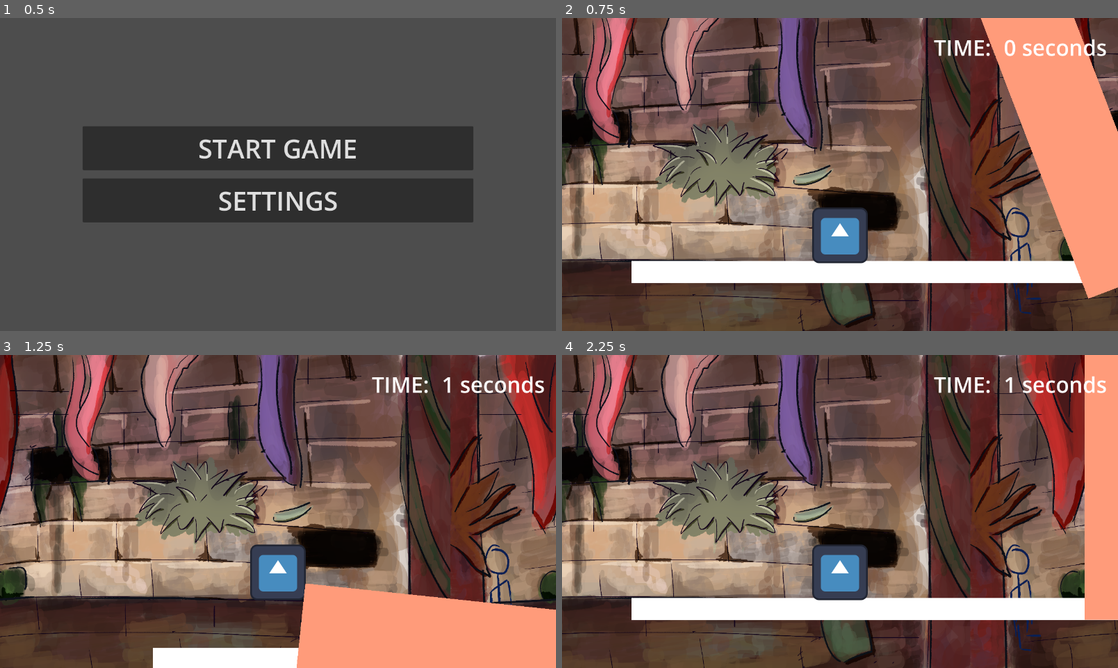
Above: before the commit, frames 1-4 (two rows, left to right).
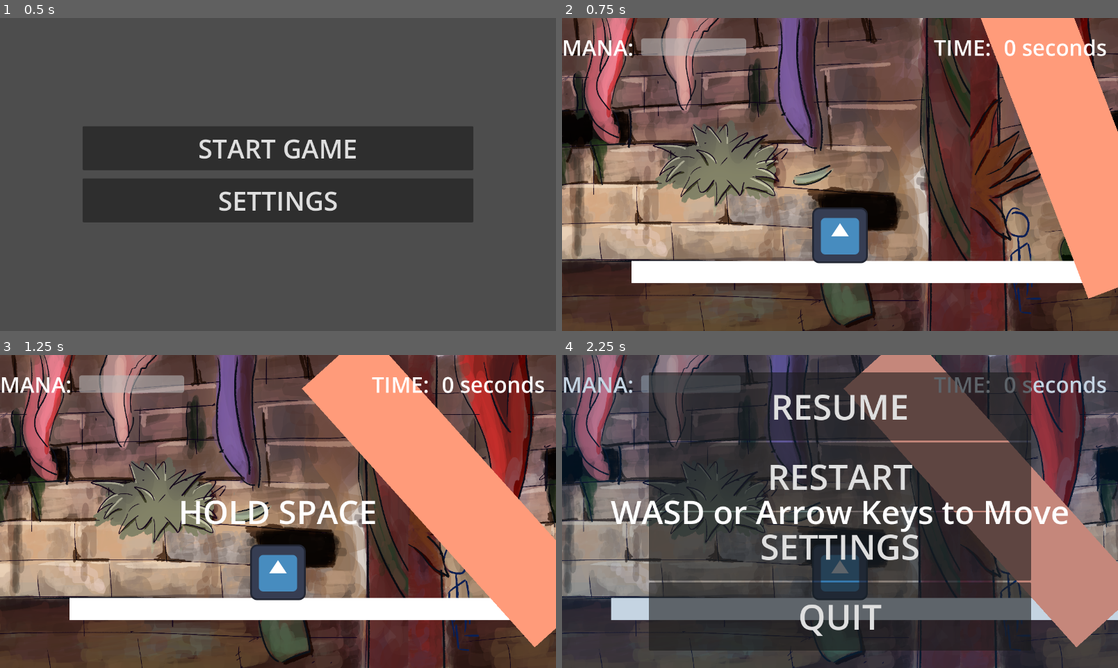
Above: after the commit, the same moments.

Repository: MagusCurt/IGDB-Jam
Game: Godot game, scene res://ui/main_ui/main_menu.tscn
Two runs of this game, one before a commit and one after it. Both use one fixed random seed, a clock stepped at 60 frames per second and the inputs below. The engine's default icon, where the game draws it, is replaced by a stand-in: a white triangle on a blue panel in a dark square.
Inputs:
- Up to frame 1 (0.5 s): no input
- Up to frame 2 (0.75 s): click "START GAME" at 0.5 s
- Up to frame 3 (1.25 s): no input
- Up to frame 4 (2.25 s): hold D (right) 1.28-2 s; hold Space (space) 1.28-2 s; tap P (P) at 1.35 s; tap W (up) at 1.52, 1.82 s; click "RESTART" at 2 s

Frame 1 is identical in both runs. In frame 2, 1.2% of the frame differs, in the area x 0-34%, y 6-13%; in frame 3, 76%; in frame 4, 84%, in the area x 0-100%, y 0-100%.

Commit message:
added tutorial

Diff:
--- a/characters/player/player.gd
+++ b/characters/player/player.gd
@@ -1,6 +1,12 @@
 extends CharacterBody2D
 
 @export var speed: float = 200.0
+
+var mana = 100.0
+
+var mana_loss_rate: float = 80 # Rate at which mana is lost when using time control
+
+var mana_recovery_rate: float = 60 # Rate at which mana is recovered over time
 
 func _process(delta: float) -> void:
     # gravity = 1000.0
@@ -17,10 +23,22 @@
     elif not is_on_floor():
         velocity.y += 1000.0 * delta  # Gravity effect
 
-    if Input.is_action_just_pressed("space"):
-        TimeSingleton.emit_signal("reverse_time")
+    if Input.is_action_pressed("space"):
+        if mana > 0:
+            mana -= mana_loss_rate * delta  # Decrease mana when using time control
+            UiSingleton.player_mana = mana  # Update the UI with current mana
+            TimeSingleton.emit_signal("reverse_time")
+        else:
+            # Optionally, you can handle the case where mana is depleted
+            print("Not enough mana to reverse time.")
+            TimeSingleton.emit_signal("continue_time")  # Stop time control if mana is depleted
 
     elif Input.is_action_just_released("space"):
         TimeSingleton.emit_signal("continue_time")
+    else:
+        # Recover mana over time when not using time control
+        if mana < 100:
+            mana += mana_recovery_rate * delta  # Increase mana when not using time control
+            UiSingleton.player_mana = mana  # Update the UI with current mana
 
     move_and_slide()
--- a/globals/time_singleton.gd
+++ b/globals/time_singleton.gd
@@ -7,6 +7,7 @@
 
 var ui_time : float = 0.0
 
+var level_started: bool = false
 
 func _ready() -> void:
     # Initialize the start time when the game starts
@@ -15,10 +16,14 @@
 
 
 func _process(delta: float) -> void:
-    ui_time += delta * global_time_scale
+    if level_started:
+        ui_time += delta * global_time_scale
 
 func _on_reverse_time() -> void:
-    global_time_scale = -1.0  # Set the time scale to reverse
+    if ui_time <= 0.0:
+        global_time_scale = 0  # Prevent reversing time if already at the start
+    else:
+        global_time_scale = -1.0  # Set the time scale to reverse
 
 func _on_continue_time() -> void:
     global_time_scale = 1.0  # Set the time scale to normal
--- a/globals/ui_singleton.gd
+++ b/globals/ui_singleton.gd
@@ -2,8 +2,10 @@
 
 var game_state: String = "unpaused" # Possible values: "unpaused", "paused", "game_over"
 
+signal toggle_pause
 
-signal toggle_pause
+var player_mana = 100
+
 
 func pause_game() -> void:
     game_state = "paused"
--- /dev/null
+++ b/levels/#base.gd
@@ -0,0 +1,5 @@
+extends Node2D
+
+func _ready() -> void:
+    TimeSingleton.level_started = true  # Ensure TimeSingleton also knows the level has started
+    TimeSingleton.ui_time = 0.0  # Reset UI time at the start of the level
--- a/levels/#base.tscn
+++ b/levels/#base.tscn
@@ -1,5 +1,6 @@
-[gd_scene load_steps=9 format=3 uid="uid://ywqdmn8dv782"]
+[gd_scene load_steps=10 format=3 uid="uid://ywqdmn8dv782"]
 
+[ext_resource type="Script" uid="uid://cpk2y0ekcvs0t" path="res://levels/#base.gd" id="1_nscqd"]
 [ext_resource type="Texture2D" uid="uid://br64d3rdimem5" path="res://levels/space background.png" id="1_xpodc"]
 [ext_resource type="PackedScene" uid="uid://8hc7dyykxvqg" path="res://characters/player/player.tscn" id="2_ingcu"]
 [ext_resource type="Script" uid="uid://b78wpbt6pvtls" path="res://levels/path_follow_2d.gd" id="4_afuap"]
@@ -18,6 +19,7 @@
 [sub_resource type="RectangleShape2D" id="RectangleShape2D_0hol4"]
 
 [node name="Node2D" type="Node2D"]
+script = ExtResource("1_nscqd")
 
 [node name="TextureRect" type="TextureRect" parent="."]
 visible = false
--- a/levels/variants/tutorial.tscn
+++ b/levels/variants/tutorial.tscn
@@ -16,10 +16,6 @@
 
 [node name="Player" parent="." index="2"]
 position = Vector2(1325, 427)
-
-[node name="AnimatableBody2D" parent="Ref Path2D" index="1"]
-position = Vector2(1098.96, 856.154)
-scale = Vector2(1, 1)
 
 [node name="Parallax2D" parent="ParallaxBackgeound" index="0"]
 scroll_offset = Vector2(3, 0)
--- a/ui/game_ui/gui.tscn
+++ b/ui/game_ui/gui.tscn
@@ -1,11 +1,51 @@
-[gd_scene load_steps=4 format=3 uid="uid://hx5gwr64e0n6"]
+[gd_scene load_steps=9 format=3 uid="uid://hx5gwr64e0n6"]
 
 [ext_resource type="Script" uid="uid://b3wri5gi74h35" path="res://ui/game_ui/pause_menu.gd" id="1_aqveg"]
 [ext_resource type="Script" uid="uid://mxdbcrsouixe" path="res://ui/game_ui/time.gd" id="2_63fkj"]
+[ext_resource type="Script" uid="uid://bnuvy7xlnc61i" path="res://ui/game_ui/mana_gauge.gd" id="2_mbul1"]
+[ext_resource type="Script" uid="uid://0ap06mj0etmw" path="res://ui/game_ui/tutorials.gd" id="3_3uuxu"]
 
 [sub_resource type="StyleBoxFlat" id="StyleBoxFlat_k6omp"]
 bg_color = Color(0, 0.262745, 0.501961, 0.227451)
 
+[sub_resource type="Animation" id="Animation_3uuxu"]
+resource_name = "notice"
+length = 0.35
+loop_mode = 2
+tracks/0/type = "value"
+tracks/0/imported = false
+tracks/0/enabled = true
+tracks/0/path = NodePath(".:visible")
+tracks/0/interp = 1
+tracks/0/loop_wrap = true
+tracks/0/keys = {
+"times": PackedFloat32Array(0, 0.35),
+"transitions": PackedFloat32Array(1, 1),
+"update": 1,
+"values": [true, false]
+}
+
+[sub_resource type="Animation" id="Animation_mbul1"]
+length = 0.001
+tracks/0/type = "value"
+tracks/0/imported = false
+tracks/0/enabled = true
+tracks/0/path = NodePath(".:visible")
+tracks/0/interp = 1
+tracks/0/loop_wrap = true
+tracks/0/keys = {
+"times": PackedFloat32Array(0),
+"transitions": PackedFloat32Array(1),
+"update": 1,
+"values": [true]
+}
+
+[sub_resource type="AnimationLibrary" id="AnimationLibrary_mbul1"]
+_data = {
+&"RESET": SubResource("Animation_mbul1"),
+&"notice": SubResource("Animation_3uuxu")
+}
+
 [node name="GUI" type="CanvasLayer"]
 
 [node name="Time" type="Control" parent="."]
@@ -56,6 +96,62 @@
 text = "0:00"
 
 [node name="MarginContainer2" type="MarginContainer" parent="Time/VBoxContainer"]
+layout_mode = 2
+size_flags_vertical = 3
+size_flags_stretch_ratio = 4.3
+
+[node name="ManaGauge" type="Control" parent="."]
+layout_mode = 3
+anchors_preset = 15
+anchor_right = 1.0
+anchor_bottom = 1.0
+grow_horizontal = 2
+grow_vertical = 2
+script = ExtResource("2_mbul1")
+
+[node name="VBoxContainer" type="VBoxContainer" parent="ManaGauge"]
+layout_mode = 1
+anchors_preset = 15
+anchor_right = 1.0
+anchor_bottom = 1.0
+grow_horizontal = 2
+grow_vertical = 2
+
+[node name="HBoxContainer" type="HBoxContainer" parent="ManaGauge/VBoxContainer"]
+layout_mode = 2
+size_flags_vertical = 3
+
+[node name="MarginContainer3" type="MarginContainer" parent="ManaGauge/VBoxContainer/HBoxContainer"]
+layout_mode = 2
+size_flags_horizontal = 3
+
+[node name="HBoxContainer" type="HBoxContainer" parent="ManaGauge/VBoxContainer/HBoxContainer/MarginContainer3"]
+layout_mode = 2
+
+[node name="Mana" type="Label" parent="ManaGauge/VBoxContainer/HBoxContainer/MarginContainer3/HBoxContainer"]
+layout_mode = 2
+theme_override_font_sizes/font_size = 50
+text = "MANA: "
+
+[node name="ManaGauge" type="ProgressBar" parent="ManaGauge/VBoxContainer/HBoxContainer/MarginContainer3/HBoxContainer"]
+unique_name_in_owner = true
+custom_minimum_size = Vector2(0, 40)
+layout_mode = 2
+size_flags_horizontal = 3
+size_flags_vertical = 4
+theme_override_font_sizes/font_size = 50
+value = 90.0
+show_percentage = false
+
+[node name="MarginContainer" type="MarginContainer" parent="ManaGauge/VBoxContainer/HBoxContainer"]
+layout_mode = 2
+size_flags_horizontal = 3
+
+[node name="MarginContainer2" type="MarginContainer" parent="ManaGauge/VBoxContainer/HBoxContainer"]
+layout_mode = 2
+size_flags_horizontal = 3
+
+[node name="MarginContainer2" type="MarginContainer" parent="ManaGauge/VBoxContainer"]
 layout_mode = 2
 size_flags_vertical = 3
 size_flags_stretch_ratio = 4.3
@@ -122,10 +218,43 @@
 text = "QUIT"
 
 [node name="Tutorials" type="Control" parent="."]
-layout_mode = 3
-anchors_preset = 0
-offset_right = 40.0
-offset_bottom = 40.0
+process_mode = 3
+visible = false
+layout_mode = 3
+anchors_preset = 15
+anchor_right = 1.0
+anchor_bottom = 1.0
+grow_horizontal = 2
+grow_vertical = 2
+script = ExtResource("3_3uuxu")
+activation_time = 0.35
+
+[node name="HBoxContainer" type="HBoxContainer" parent="Tutorials"]
+layout_mode = 1
+anchors_preset = 15
+anchor_right = 1.0
+anchor_bottom = 1.0
+grow_horizontal = 2
+grow_vertical = 2
+
+[node name="VBoxContainer" type="VBoxContainer" parent="Tutorials/HBoxContainer"]
+layout_mode = 2
+size_flags_horizontal = 3
+
+[node name="Label" type="Label" parent="Tutorials/HBoxContainer/VBoxContainer"]
+unique_name_in_owner = true
+layout_mode = 2
+size_flags_vertical = 6
+theme_override_font_sizes/font_size = 75
+text = "HOLD SPACE"
+horizontal_alignment = 1
+vertical_alignment = 1
+
+[node name="AnimationPlayer" type="AnimationPlayer" parent="Tutorials"]
+root_node = NodePath("../HBoxContainer/VBoxContainer/Label")
+libraries = {
+&"": SubResource("AnimationLibrary_mbul1")
+}
 
 [connection signal="pressed" from="PauseMenu/Panel/MarginContainer/VBoxContainer/Resume" to="PauseMenu" method="_on_resume_pressed"]
 [connection signal="pressed" from="PauseMenu/Panel/MarginContainer/VBoxContainer/Restart" to="PauseMenu" method="_on_restart_pressed"]
--- /dev/null
+++ b/ui/game_ui/mana_gauge.gd
@@ -0,0 +1,9 @@
+extends Control
+
+var mana_display = 100
+
+func _process(delta: float) -> void:
+	print_debug(UiSingleton.player_mana)
+	if UiSingleton.player_mana != TYPE_NIL:
+		mana_display = UiSingleton.player_mana
+		%ManaGauge.value = mana_display
--- /dev/null
+++ b/ui/game_ui/tutorials.gd
@@ -0,0 +1,21 @@
+extends Control
+
+@export var activation_time: float = 0.0
+
+var tutorial_active: bool = false
+
+var tutorial_text: String = "HOLD SPACE"
+
+func _process(_delta: float) -> void:
+    if TimeSingleton.ui_time >= activation_time and !tutorial_active:
+        tutorial_active = true
+        visible = true
+        get_tree().paused = true
+        %Label.text = tutorial_text
+        $AnimationPlayer.play("notice")
+
+    if tutorial_active and Input.is_action_just_pressed("space"):
+        # visible = false
+        get_tree().paused = false
+        %Label.text = "WASD or Arrow Keys to Move"
+        $AnimationPlayer.stop()
Not shown, added: levels/#base.gd.uid
Not shown, added: ui/game_ui/mana_gauge.gd.uid
Not shown, added: ui/game_ui/tutorials.gd.uid
